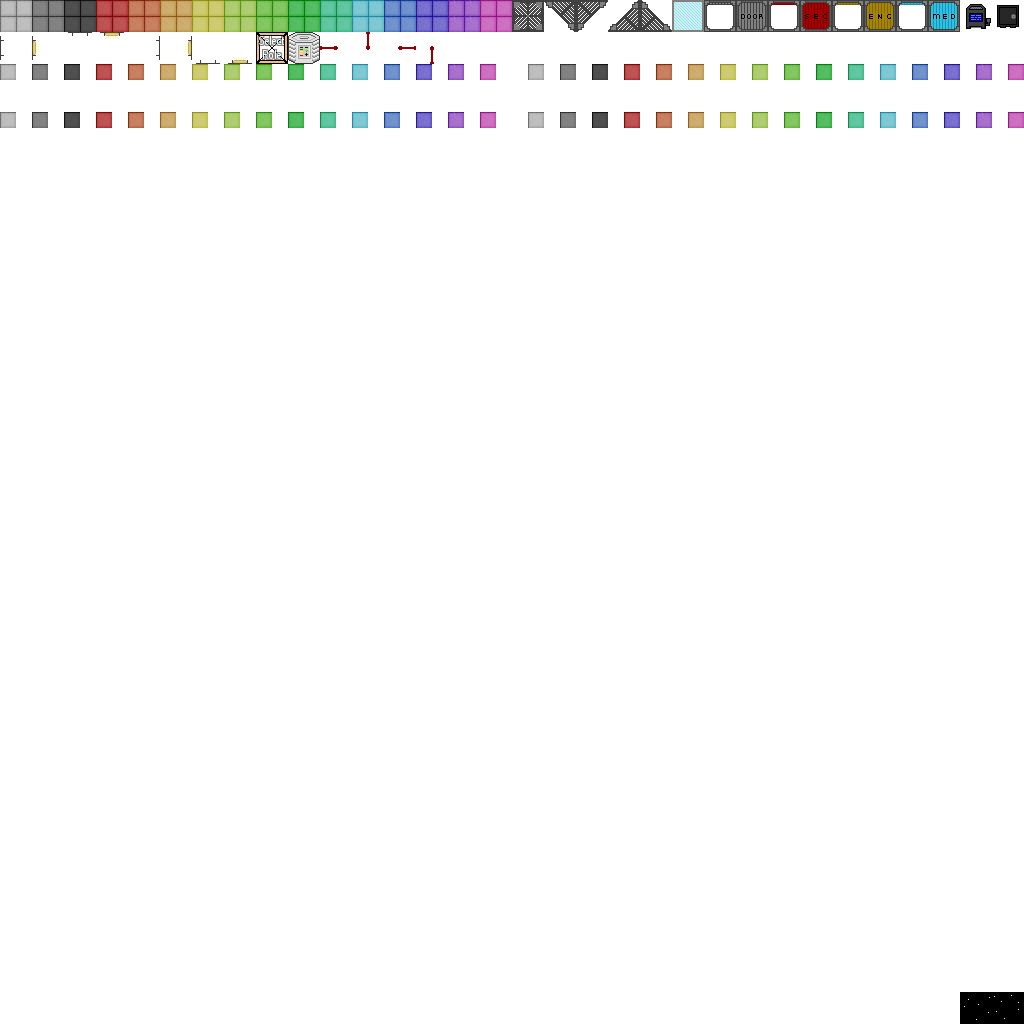
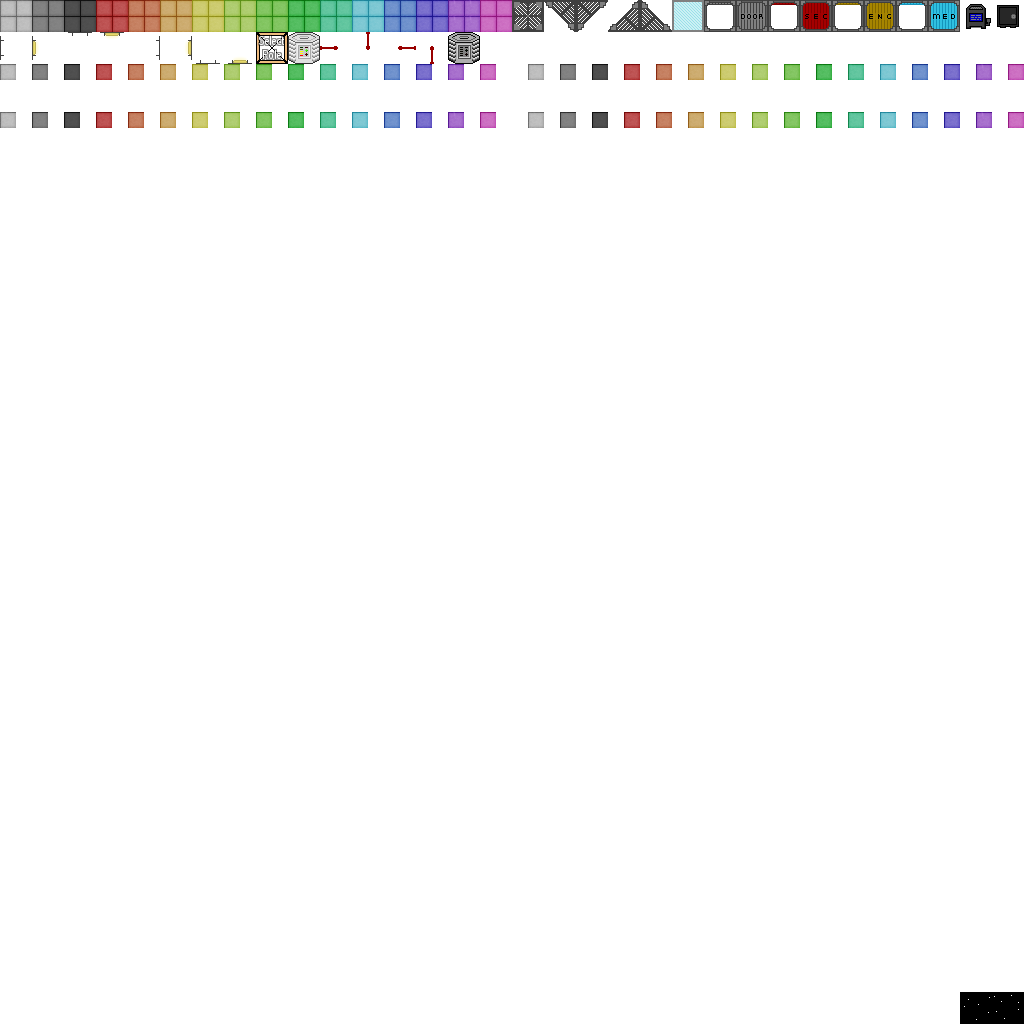
Two versions of the same layered image (1024x1024). Layer-by-layer changes:
added layer "46" above "45" over left=448, top=32, right=480, bottom=64
